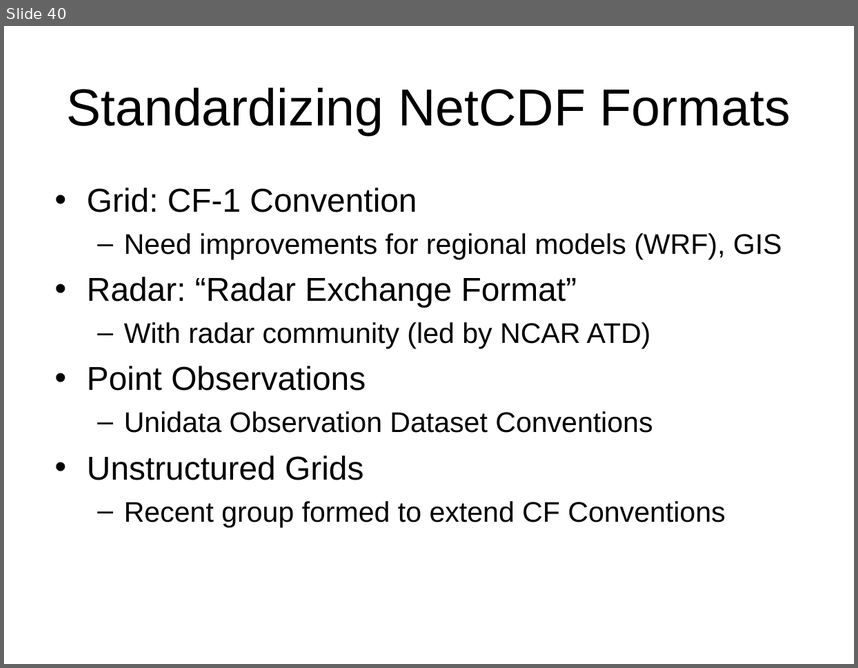
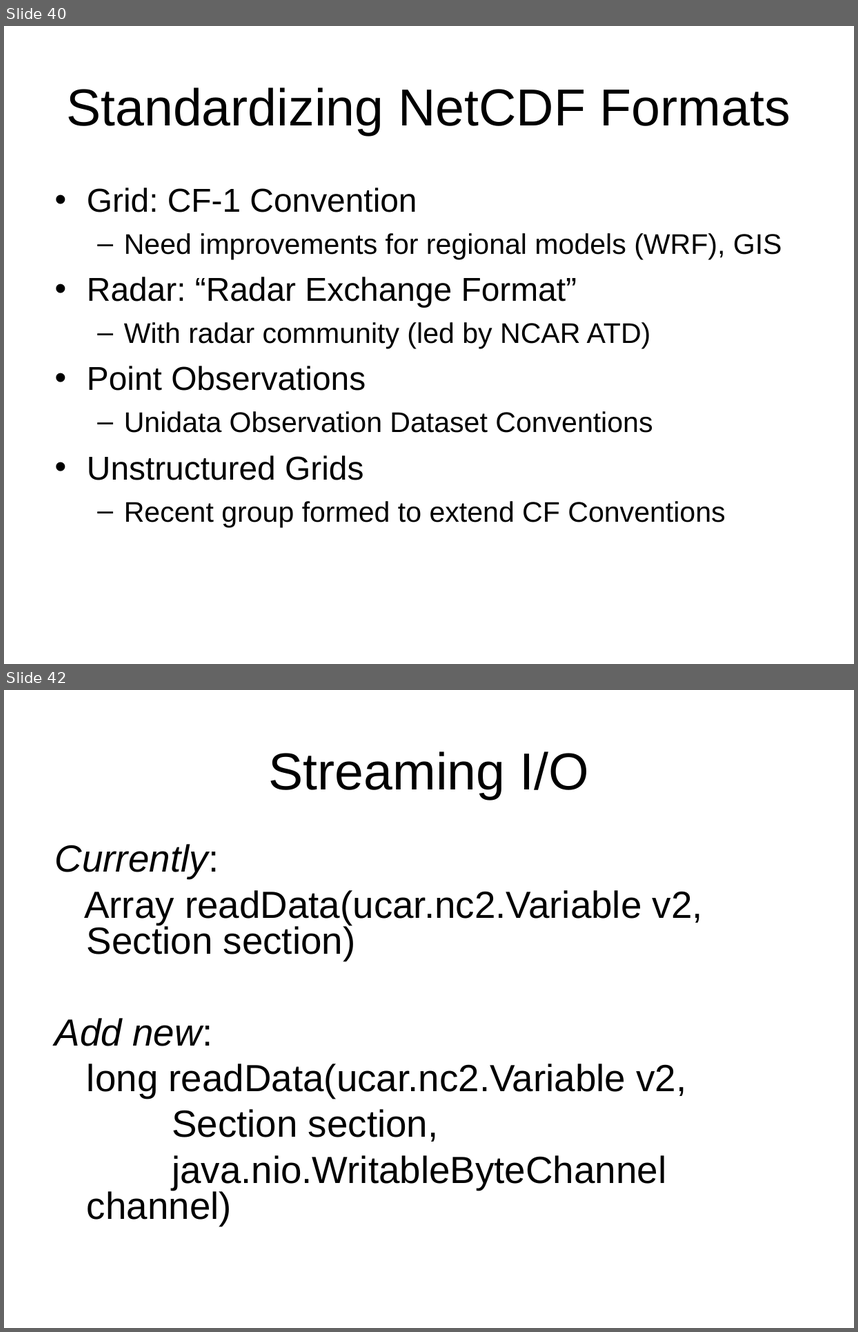
Before and after one commit to ooici-eoi/THREDDS, a slide deck: docs/web/netcdf-java/site/tutorial/CDMoverview.ppt. Shown one above the other, each under a label of ours: slide 40 before the commit, slides 40 and 42 after it; the slides between them are not shown. The pictures are 858x668 and 858x1332 pixels, drawn with LibreOffice and Linux fonts; fonts in the diff are those of the drawing; background and template pictures are left out. Boxes give left, top, right and bottom in pixels: in the first picture for what was removed or moved away, otherwise in the second. Text is boxed around its words. In the diff, an @@ line names an element or a change of style, - is before the commit and + after.

```diff
--- a/docs/web/netcdf-java/site/tutorial/CDMoverview.ppt
+++ b/docs/web/netcdf-java/site/tutorial/CDMoverview.ppt
@@ slide 42 added at <box>4,690,854,1328</box>, background picture (left out) @@
@@ title added at <box>269,751,588,799</box>, 44 pt, text #000000 @@
+Streaming I/O
@@ text added at <box>55,844,703,1225</box>, 32 pt, text #000000 @@
+Currently:
+Array readData(ucar.nc2.Variable v2, Section section)
+Add new:
+long readData(ucar.nc2.Variable v2,
+Section section,
+java.nio.WritableByteChannel channel)
```
Also in this commit, not shown: 3 slides changed, 2 other slides added, 9 other files.
